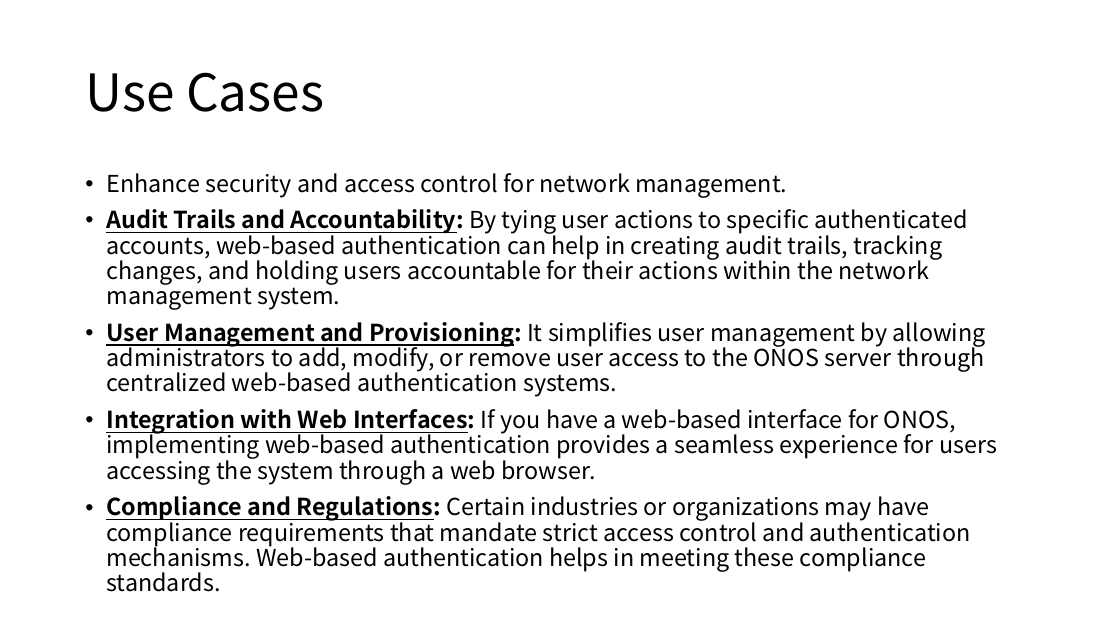
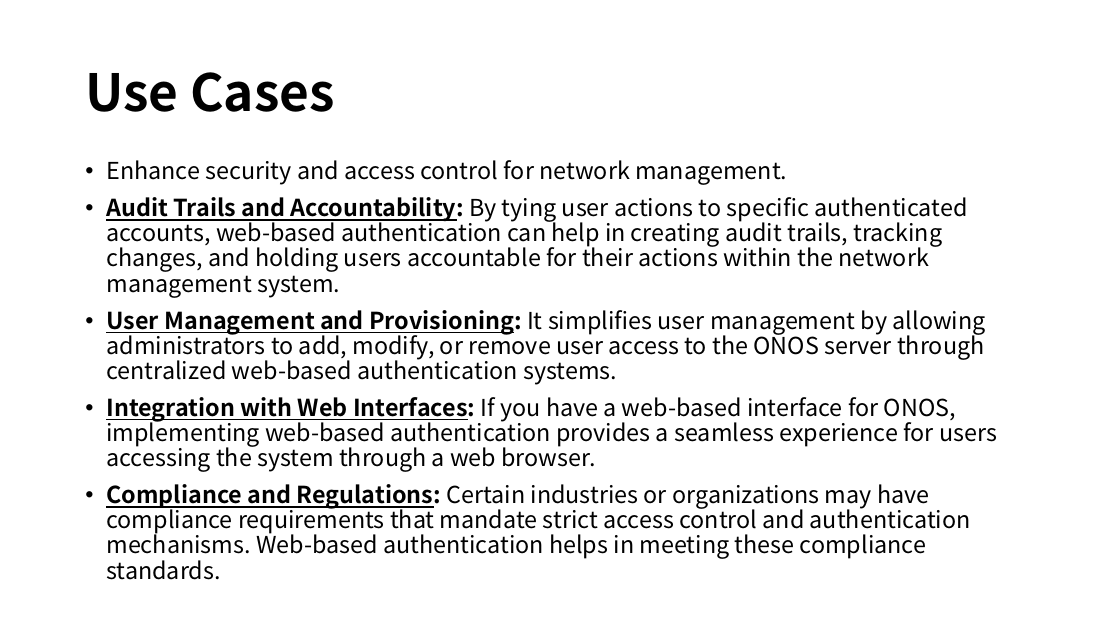
Before and after one commit to adoprox/SDN, a slide deck: slide 14 of 34359 – Software Defined Networking (SDN).pptx. Drawn at 1120x630 pixels with LibreOffice and Linux fonts; fonts in the diff are those of the drawing. Boxes give left, top, right and bottom in pixels: in the first picture for what was removed or moved away, otherwise in the second. Text is boxed around its words. In the diff, an @@ line names an element or a change of style, - is before the commit and + after.

```diff
--- a/34359 – Software Defined Networking (SDN).pptx
+++ b/34359 – Software Defined Networking (SDN).pptx
@@ title "Use Cases" at [85, 72, 335, 112]: bold on @@
@@ text "Enhance security and access control ...": place and size @@
-text "Enhance security and access control ..." at [106, 173, 997, 572]
+text "Enhance security and access control ..." at [106, 160, 997, 559]
```
Also in this commit, not shown: 11 other slides changed, 2 slides added, 1 slide removed.
